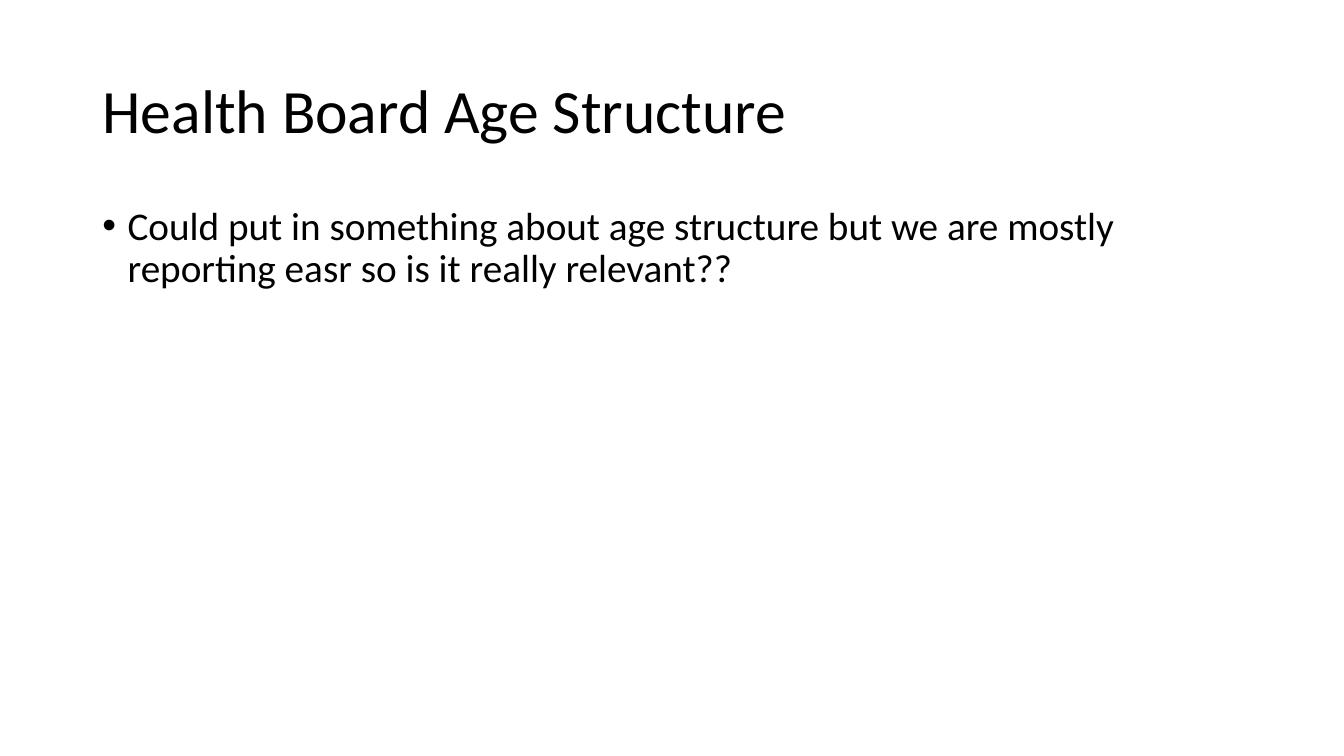
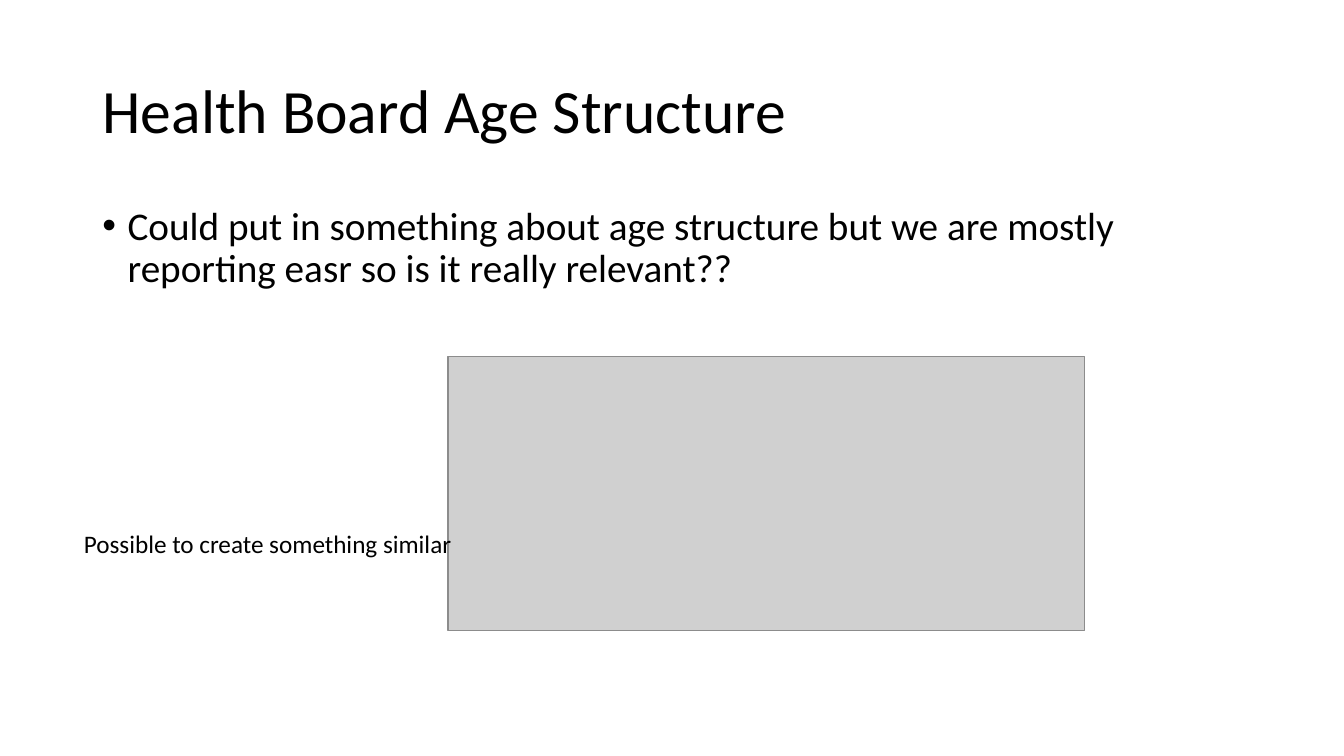
Before and after one commit to fionacarson/final_project_phs_stroke, a slide deck: slide 12 of presentation/phs_stroke_presentation.pptx. Drawn at 1344x756 pixels with LibreOffice and Linux fonts; fonts in the diff are those of the drawing; grey boxes stand for pictures. Boxes give left, top, right and bottom in pixels: in the first picture for what was removed or moved away, otherwise in the second. Text is boxed around its words. In the diff, an @@ line names an element or a change of style, - is before the commit and + after.

```diff
--- a/presentation/phs_stroke_presentation.pptx
+++ b/presentation/phs_stroke_presentation.pptx
@@ picture added at [448,357,1085,631] @@
@@ text added at [84,533,451,560], 18 pt, text #000000 @@
+Possible to create something similar
```
Also in this commit, not shown: 4 other slides changed, 6 slides added, 3 slides removed, 9 other files.
